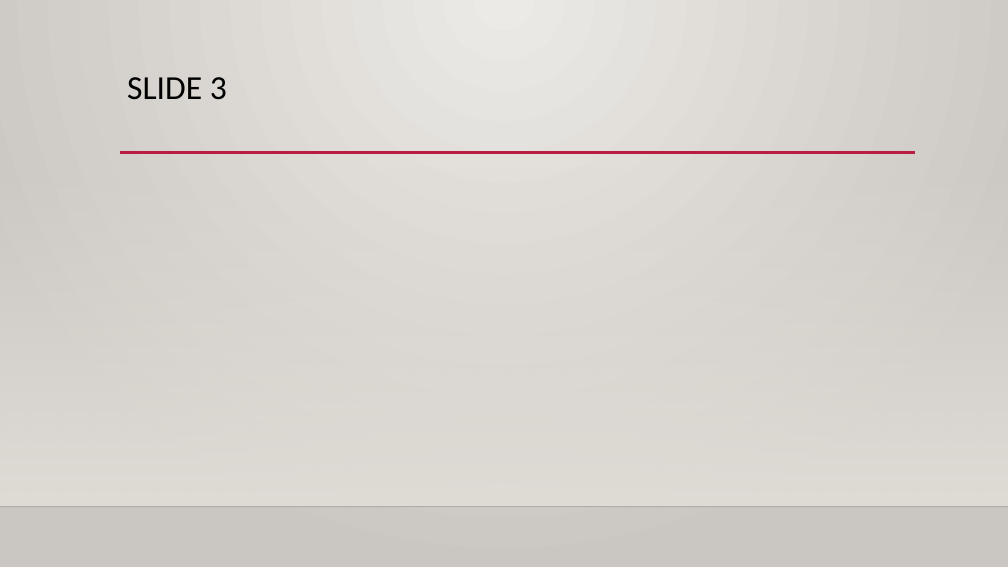
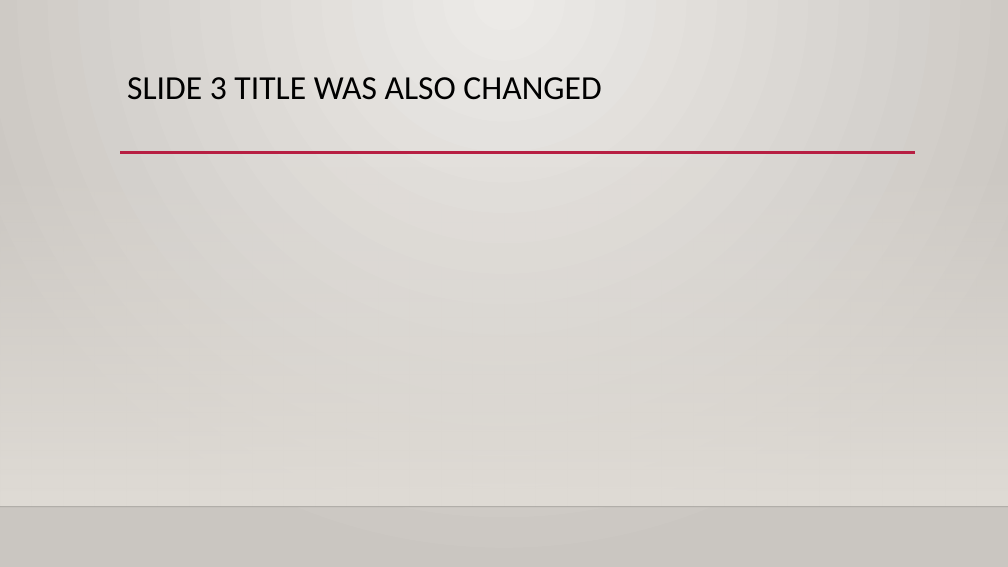
Before and after one commit to Tsutomu-Kago/hello-world, a slide deck: slide 3 of Sample Slide.pptx. Drawn at 1008x567 pixels with LibreOffice and Linux fonts; fonts in the diff are those of the drawing; background and template pictures are left out. Boxes give left, top, right and bottom in pixels: in the first picture for what was removed or moved away, otherwise in the second. Text is boxed around its words. In the diff, an @@ line names an element or a change of style, - is before the commit and + after.

Commit message:
Slide 3 title change

```diff
--- a/Sample Slide.pptx
+++ b/Sample Slide.pptx
@@ title at <box>127,77,601,100</box>: text changed @@
-SLIDE 3
+SLIDE 3 TITLE WAS ALSO CHANGED
```
